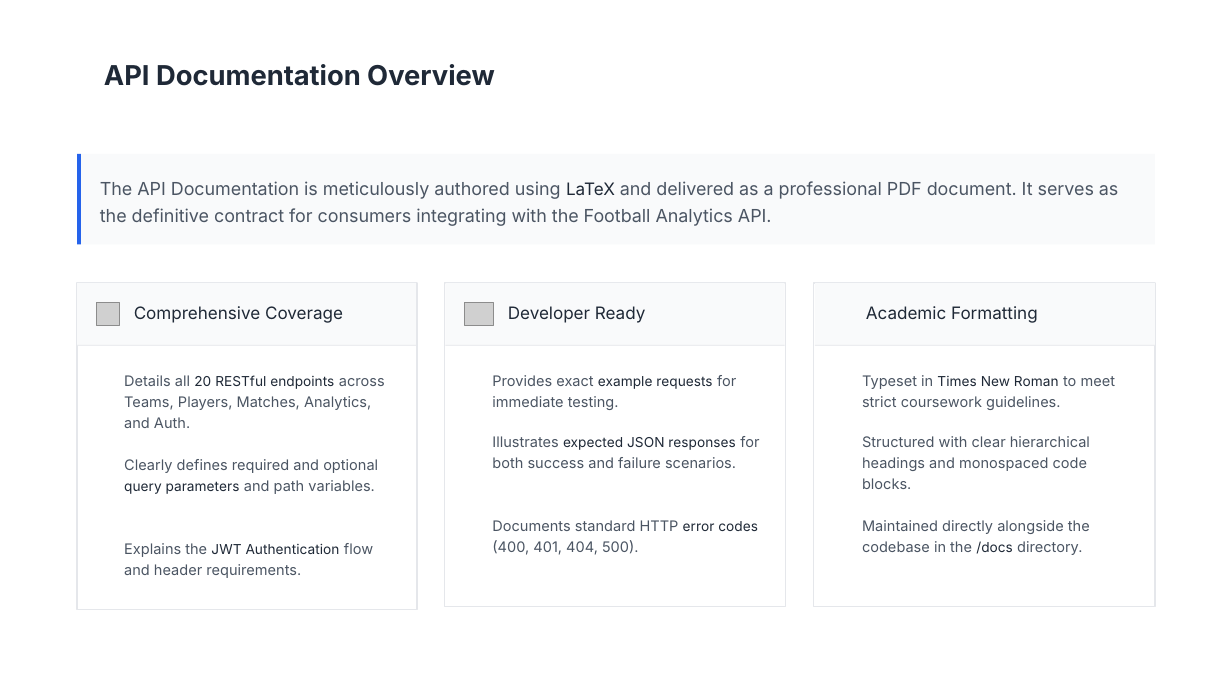
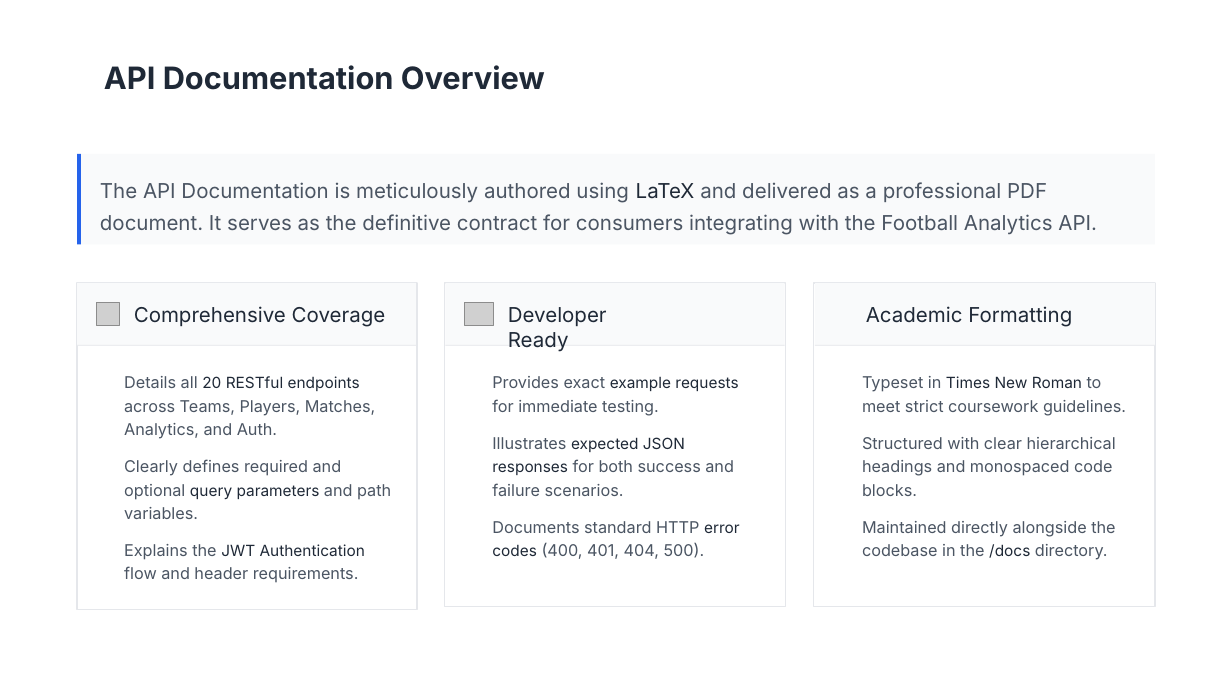
Before and after one commit to Leo-Chen-cs/Web-services-and-web-data-cw1, a slide deck: slide 10 of docs/Football_Analytics_API_-_Technical_Presentation.pptx. Drawn at 1232x693 pixels with LibreOffice and Linux fonts; fonts in the diff are those of the drawing; grey boxes stand for pictures; background and template pictures are left out. Boxes give left, top, right and bottom in pixels: in the first picture for what was removed or moved away, otherwise in the second. Text is boxed around its words. In the diff, an @@ line names an element or a change of style, - is before the commit and + after.

```diff
--- a/docs/Football_Analytics_API_-_Technical_Presentation.pptx
+++ b/docs/Football_Analytics_API_-_Technical_Presentation.pptx
@@ text "API Documentation Overview" at (104, 65, 545, 90): size 16 to 18 pt @@
@@ text "The API Documentation is meticulously ..." at (100, 182, 1097, 235): size 10.5 to 12 pt; size 10 to 12 pt in "LaTeX" @@
@@ size 10 to 12 pt in 3 elements at (508, 307, 607, 352), (866, 306, 1072, 327), (134, 306, 386, 327) @@
@@ text "Details all 20 RESTful endpoints ..." at (124, 376, 375, 439): size 8.5 to 9.5 pt in "Details all across Teams, Players, Matches, Analytics, ..."; size 8 to 9 pt in "20 RESTful endpoints" @@
@@ text "Provides exact example requests for ..." at (492, 376, 738, 416): size 8.5 to 9.5 pt in "Provides exact for immediate testing."; size 8 to 9 pt in "example requests" @@
@@ text "Typeset in Times New Roman ..." at (862, 376, 1126, 416): size 8.5 to 9.5 pt in "Typeset in to meet strict coursework guidelines."; size 8 to 9 pt in "Times New Roman" @@
@@ text "Illustrates expected JSON responses for ..." at (492, 437, 734, 496): size 8.5 to 9.5 pt in "Illustrates for both success and failure scenarios."; size 8 to 9 pt in "expected JSON responses" @@
@@ text "Structured with clear hierarchical headings ..." at (862, 437, 1116, 496): size 8.5 to 9.5 pt @@
@@ text "Clearly defines required and optional ..." at (124, 459, 391, 519): size 8.5 to 9.5 pt in "Clearly defines required and optional and path ..."; size 8 to 9 pt in "query parameters" @@
@@ text "Explains the JWT Authentication flow ..." at (124, 544, 365, 583): size 8.5 to 9.5 pt in "Explains the flow and header requirements."; size 8 to 9 pt in "JWT Authentication" @@
@@ text "Documents standard HTTP error codes ..." at (492, 521, 740, 559): size 8.5 to 9.5 pt in "Documents standard HTTP (400, 401, 404, 500)."; size 8 to 9 pt in "error codes" @@
@@ text "Maintained directly alongside the codebase ..." at (862, 521, 1115, 560): size 8.5 to 9.5 pt; size 8 to 9 pt in "/docs" @@
```
Also in this commit, not shown: 5 other slides changed, 1 slide added, 3 other files.
